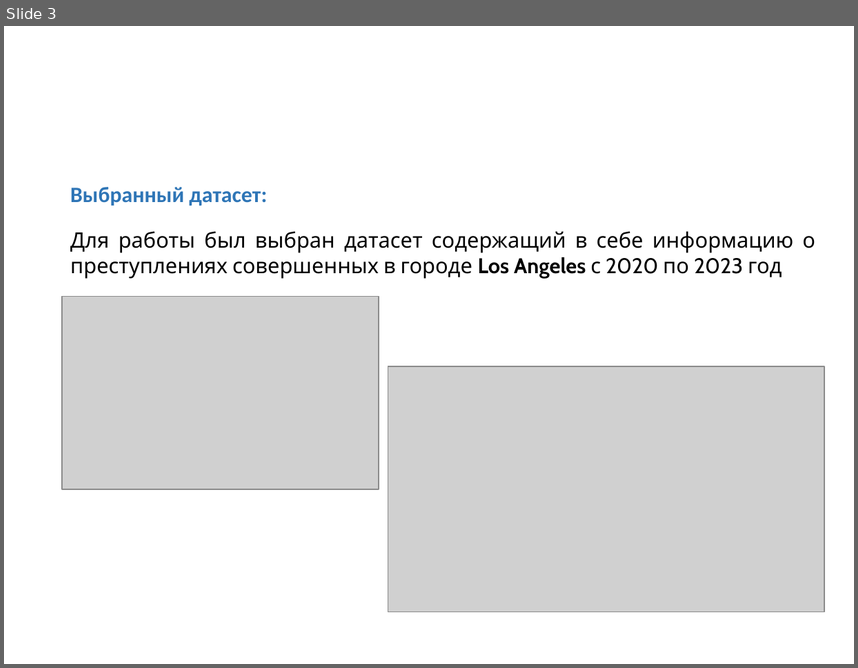
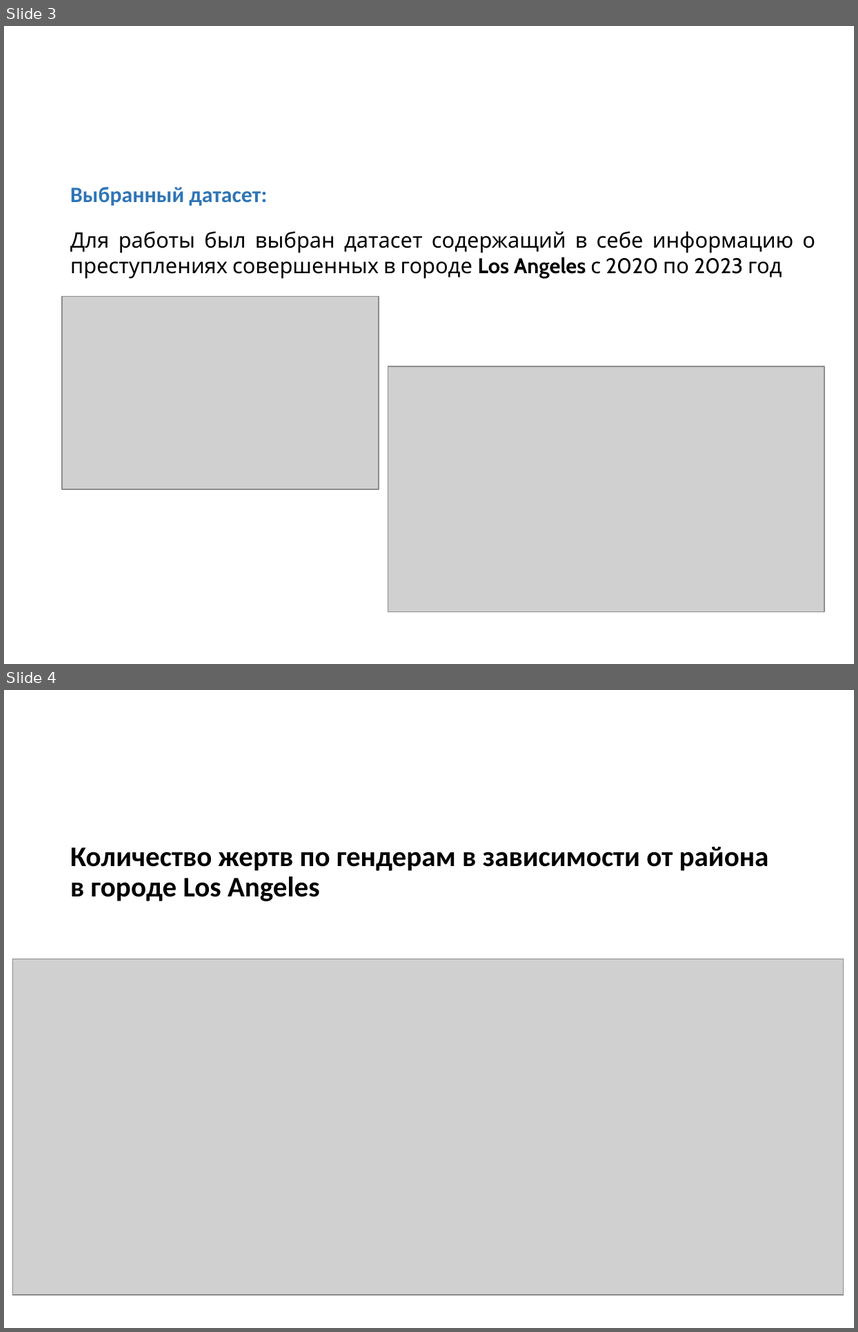
Before and after one commit to ronmavoitenko/AD, a slide deck: Data/Презентация анализа датасета, по AD, Voitenco Roman IA-213.ppt. Shown one above the other, each under a label of ours: slide 3 before the commit, slides 3 and 4 after it. The pictures are 858x668 and 858x1332 pixels, drawn with LibreOffice and Linux fonts; fonts in the diff are those of the drawing; grey boxes stand for pictures; background and template pictures are left out. Boxes give left, top, right and bottom in pixels: in the first picture for what was removed or moved away, otherwise in the second. Text is boxed around its words. In the diff, an @@ line names an element or a change of style, - is before the commit and + after.

Commit message:
ppt fix

```diff
--- a/Data/Презентация анализа датасета, по AD, Voitenco Roman IA-213.ppt
+++ b/Data/Презентация анализа датасета, по AD, Voitenco Roman IA-213.ppt
@@ slide 4 added at box(4, 690, 854, 1328), background picture (left out) @@
@@ text added at box(70, 847, 769, 901), 24 pt, text #000000, bold @@
+Количество жертв по гендерам в зависимости от района в городе Los Angeles
@@ picture added at box(12, 958, 843, 1294) @@
```
Also in this commit, not shown: 2 other slides added, 3 slides removed.
